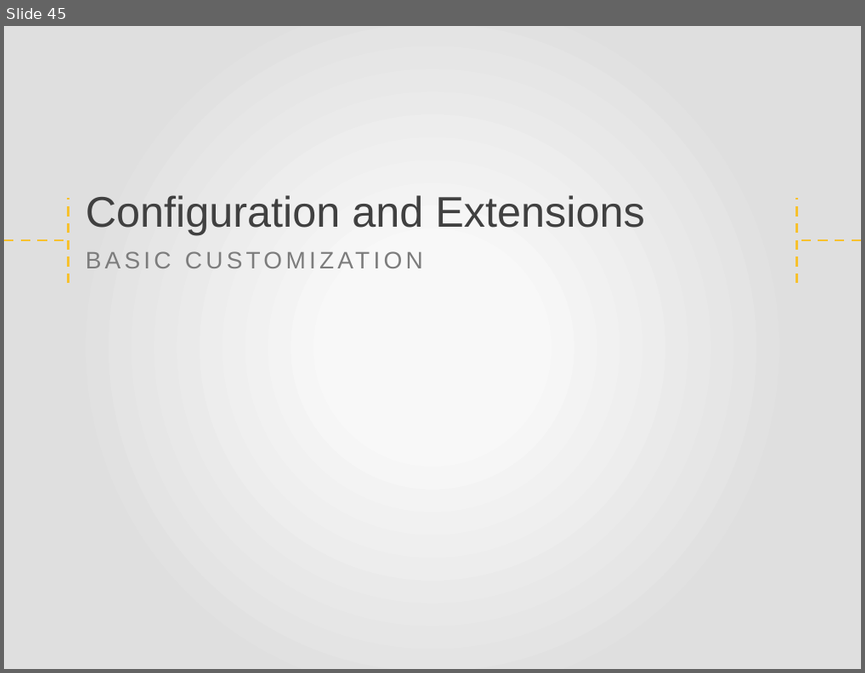
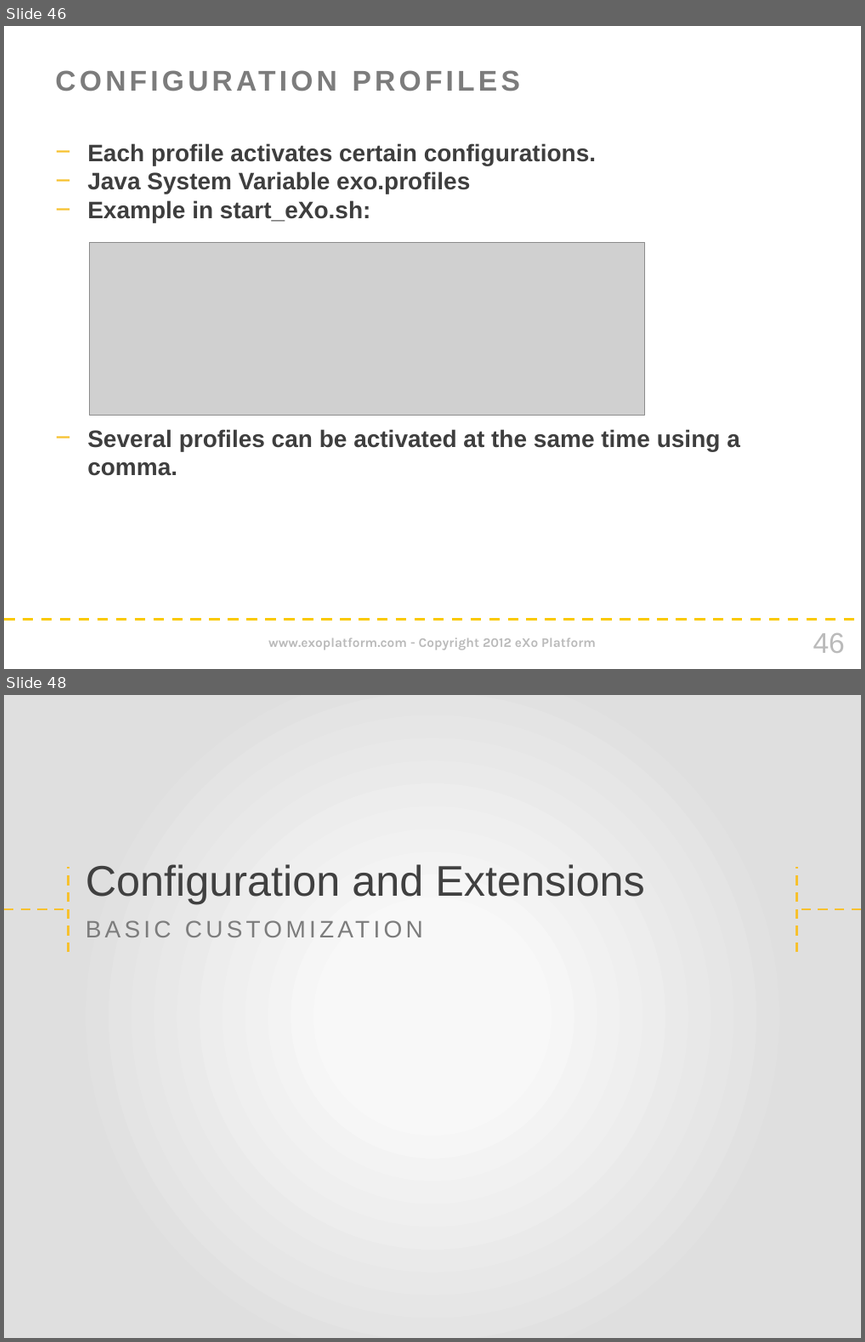
Before and after one commit to anhvurz90/training, a slide deck: plf3_5/eXoDeveloper/210-extensions/210-extensions-en.pptx. Shown one above the other, each under a label of ours: slide 45 before the commit, slides 46 and 48 after it; the slides between them are not shown. The pictures are 865x673 and 865x1342 pixels, drawn with LibreOffice and Linux fonts; fonts in the diff are those of the drawing; grey boxes stand for pictures; background and template pictures are left out. Boxes give left, top, right and bottom in pixels: in the first picture for what was removed or moved away, otherwise in the second. Text is boxed around its words. In the diff, an @@ line names an element or a change of style, - is before the commit and + after.

```diff
--- a/plf3_5/eXoDeveloper/210-extensions/210-extensions-en.pptx
+++ b/plf3_5/eXoDeveloper/210-extensions/210-extensions-en.pptx
@@ slide 46 added at [4,26,861,669], background #FFFFFF @@
@@ title added at [46,47,818,112], 24 pt, text #7C7C7C, bold @@
+CONFIGURATION PROFILES
@@ text added at [87,143,740,476], 20 pt, text #3E3E3E, bold @@
+− Each profile activates certain configurations.
+− Java System Variable exo.profiles
+− Example in start_eXo.sh:
+− Several profiles can be activated at the same time using a comma.
@@ picture added at [90,242,645,415] @@
@@ line added from (4, 619) to (861, 619), #FAC900 2.25 pt dashed @@
@@ text added at [268,637,596,650], 11 pt, text #BABABA, bold @@
+www.exoplatform.com - Copyright 2012 eXo Platform
@@ page number added at [813,633,845,652], 24 pt, text #BABABA @@
+46
@@ what was slide 45 is now slide 48 @@
```
Also in this commit, not shown: 3 slides changed, 2 other slides added, 4 other files.
